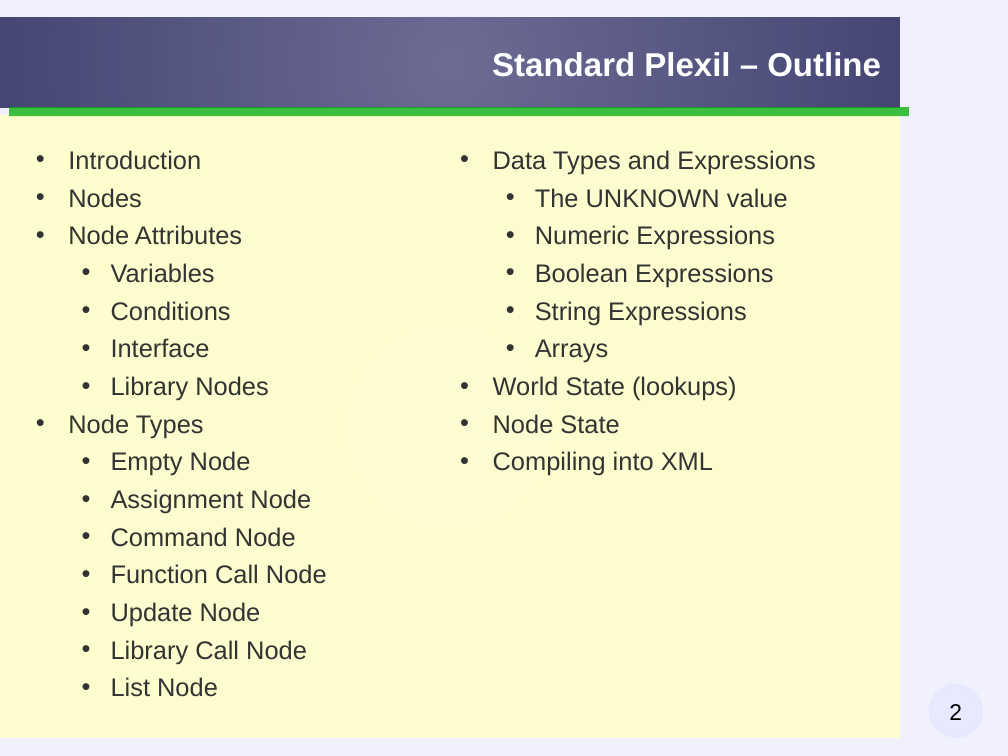
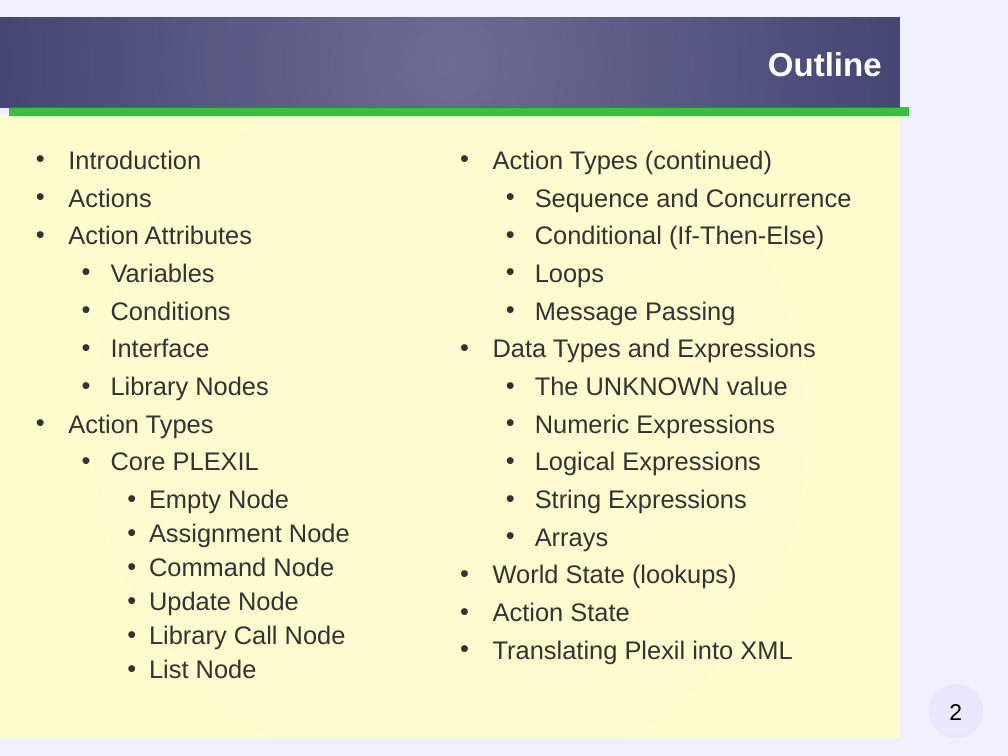
Before and after one commit to taless474/plexil, a slide deck: slide 2 of workshop/slides/plexil-workshop-language.odp. Drawn at 1008x756 pixels with LibreOffice and Linux fonts; fonts in the diff are those of the drawing; background and template pictures are left out. Boxes give left, top, right and bottom in pixels: in the first picture for what was removed or moved away, otherwise in the second. Text is boxed around its words. In the diff, an @@ line names an element or a change of style, - is before the commit and + after.

Commit message:
revised for Plexil 1.5

```diff
--- a/workshop/slides/plexil-workshop-language.odp
+++ b/workshop/slides/plexil-workshop-language.odp
@@ title at bbox=[768, 52, 882, 77]: text changed @@
-Standard Plexil – Outline
+Outline
@@ text at bbox=[493, 150, 852, 325]: paragraphs added @@
+• Action Types (continued)
+  • Sequence and Concurrence
+  • Conditional (If-Then-Else)
+  • Loops
+  • Message Passing
@@ text at bbox=[68, 188, 252, 245]: text changed @@
-• Nodes
-• Node Attributes
+• Actions
+• Action Attributes
@@ text at bbox=[68, 414, 259, 471]: text changed @@
-• Node Types
+• Action Types
+  • Core PLEXIL
@@ text at bbox=[535, 451, 761, 476]: text changed @@
-  • Boolean Expressions
+  • Logical Expressions
@@ text at bbox=[149, 489, 350, 679]: list level 2 to 3 in "Empty Node"; list level 2 to 3 in "Assignment Node"; list level 2 to 3 in "Command Node"; list level 2 to 3 in "Update Node"; list level 2 to 3 in "Library Call Node"; list level 2 to 3 in "List Node" @@
@@ text at bbox=[111, 564, 327, 584]: paragraph removed @@
-  • Function Call Node
@@ text at bbox=[493, 602, 792, 664]: text changed @@
-• Node State
-• Compiling into XML
+• Action State
+• Translating Plexil into XML
```
Also in this commit, not shown: 30 other slides changed, 8 slides added, 2 slides removed, 1 other file.
